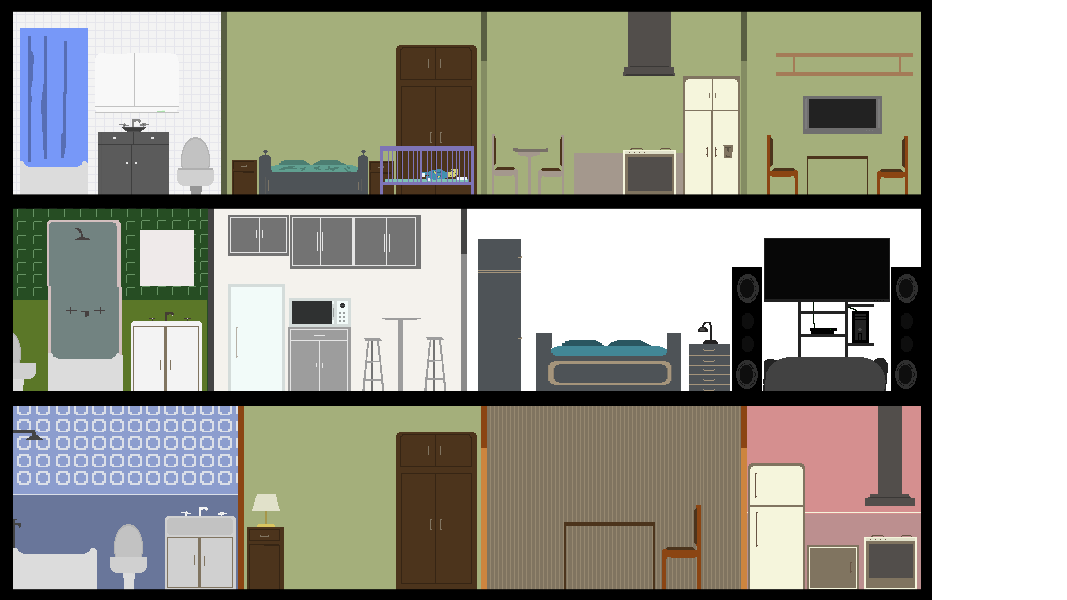
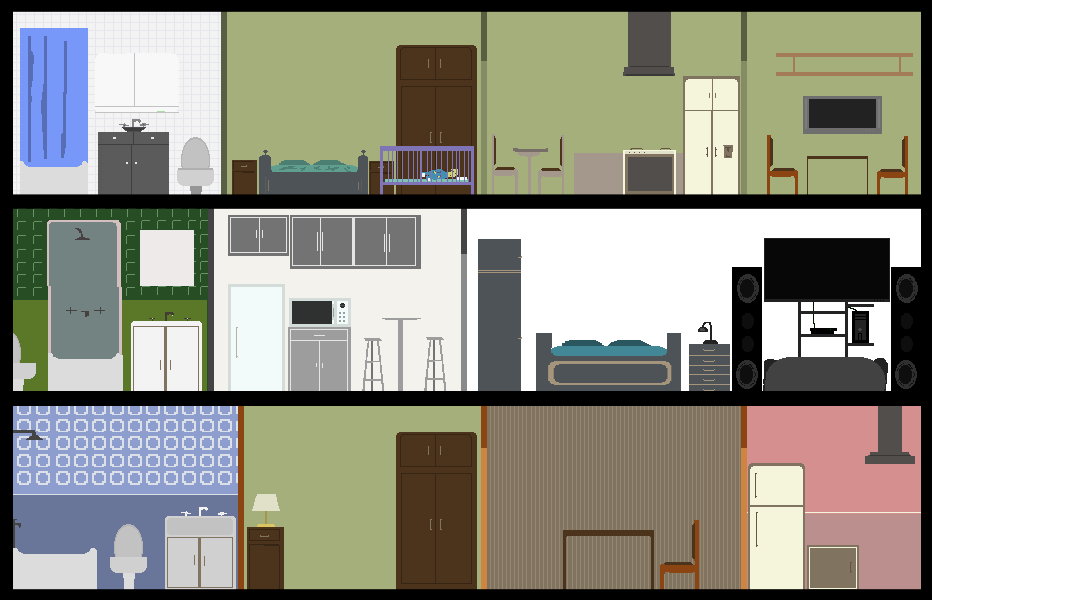
Layered file, before and after one edit (w=1067, h=600). Changes by layer:
added layer "Capa pegada" above "Forma 1" over <box>563,452,917,590</box>
